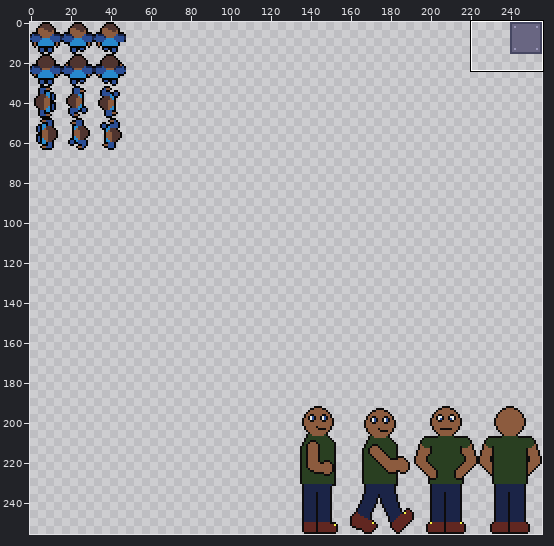
One commit to this sprite sheet: assets/characters.png. The picture above shows the old version from afar; the outline marks the close-up.
Close-up. First the earlier version:
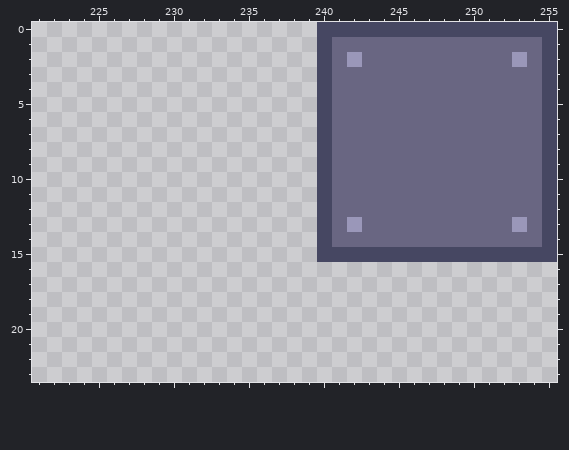
The file is 256x256 pixels. Shown: x 221..255, y 0..23.
The same view after the edit:
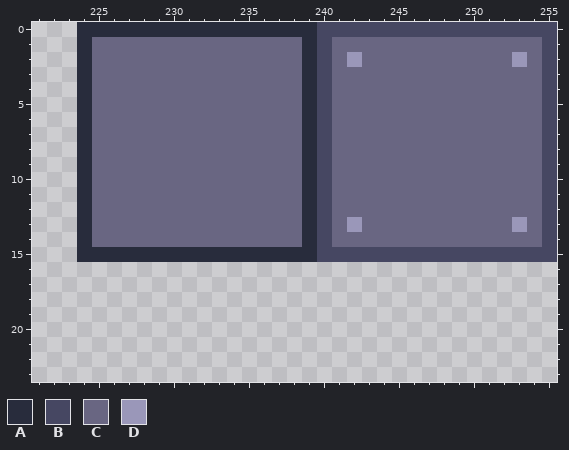
Palette (. is transparent): A #282c3c  B #464762  C #696682  D #9a97b9
Difference:
@@ x 222..241 @@
- 0 ..................BB
- 1 ..................BC
- 2 ..................BC
- 3 ..................BC
- 4 ..................BC
- 5 ..................BC
- 6 ..................BC
- 7 ..................BC
- 8 ..................BC
- 9 ..................BC
-10 ..................BC
-11 ..................BC
-12 ..................BC
-13 ..................BC
-14 ..................BC
-15 ..................BB
+ 0 ..AAAAAAAAAAAAAAAABB
+ 1 ..ACCCCCCCCCCCCCCABC
+ 2 ..ACCCCCCCCCCCCCCABC
+ 3 ..ACCCCCCCCCCCCCCABC
+ 4 ..ACCCCCCCCCCCCCCABC
+ 5 ..ACCCCCCCCCCCCCCABC
+ 6 ..ACCCCCCCCCCCCCCABC
+ 7 ..ACCCCCCCCCCCCCCABC
+ 8 ..ACCCCCCCCCCCCCCABC
+ 9 ..ACCCCCCCCCCCCCCABC
+10 ..ACCCCCCCCCCCCCCABC
+11 ..ACCCCCCCCCCCCCCABC
+12 ..ACCCCCCCCCCCCCCABC
+13 ..ACCCCCCCCCCCCCCABC
+14 ..ACCCCCCCCCCCCCCABC
+15 ..AAAAAAAAAAAAAAAABB
 16 ....................
Pixel boxes of the changes (left, top, right, bottom) in both close-ups:
added: (77, 22, 317, 262)
